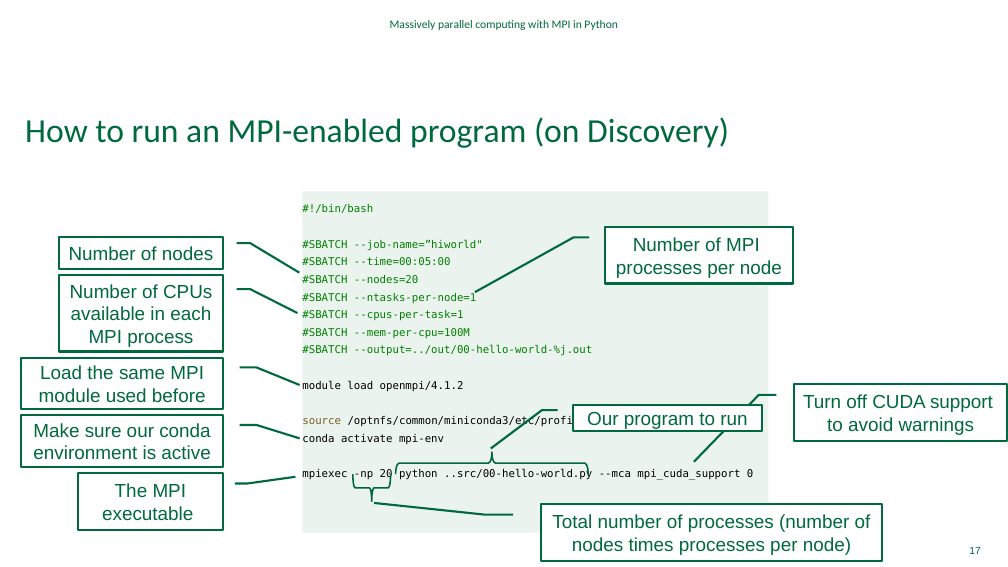
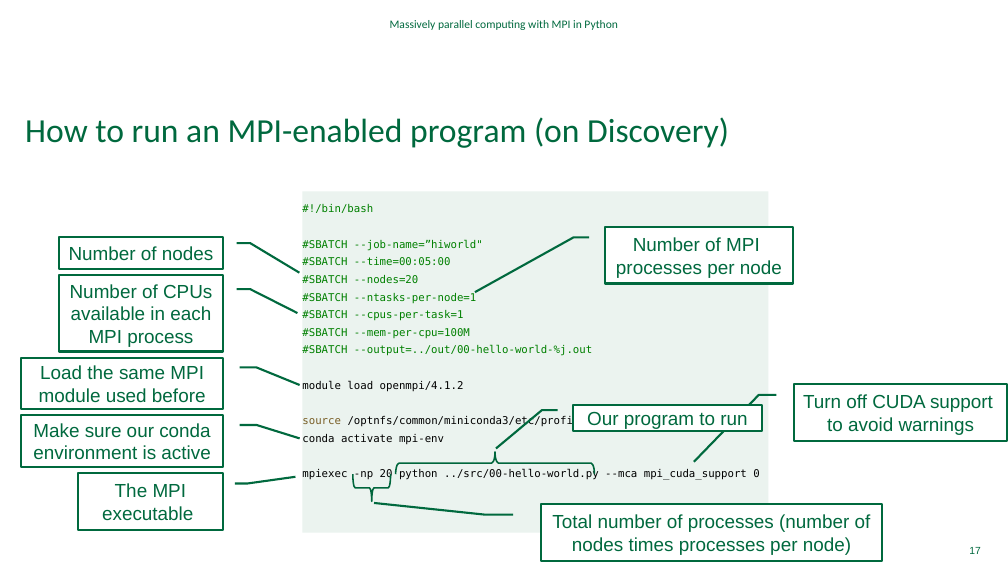
Before and after one commit to Dartmouth-Libraries/distributed-computing-with-python-and-mpi, a slide deck: slide 17 of ppt/Distributed-Computing-with-MPI.pptx. Drawn at 1008x567 pixels with LibreOffice and Linux fonts; fonts in the diff are those of the drawing; background and template pictures are left out. Boxes give left, top, right and bottom in pixels: in the first picture for what was removed or moved away, otherwise in the second. Text is boxed around its words. In the diff, an @@ line names an element or a change of style, - is before the commit and + after.

Commit message:
updates slide deck

```diff
--- a/ppt/Distributed-Computing-with-MPI.pptx
+++ b/ppt/Distributed-Computing-with-MPI.pptx
@@ text at bbox=[302, 469, 759, 480]: text changed @@
-mpiexec -np 20 python ..src/00-hello-world.py --mca mpi_cuda_support 0
+mpiexec -np 20 python ../src/00-hello-world.py --mca mpi_cuda_support 0
@@ right brace: place and size @@
-right brace at bbox=[395, 452, 588, 474]
+right brace at bbox=[395, 452, 594, 474]
```
Also in this commit, not shown: 5 other slides changed.
